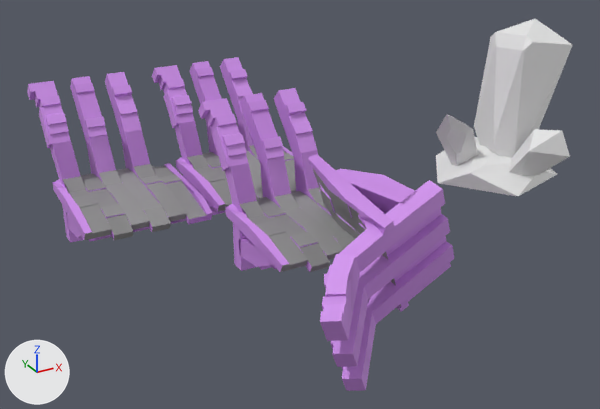
A saved change to the glTF model Test/Resources/StaticMesh/StageModel/Stage.gltf.
One viewpoint serves both versions: a camera (50 mm lens) standing at (-13.0, -24.0, 12.3) and looking at (0.6, 0.7, 0.0). Arrows for +X, +Y and +Z are at lower left; the lights stay in place. The older version comes first. Where no turn or scale is listed for an object, it has been applied to the vertices.

Names of what the first picture shows: 'Brege', 'ICO球.002', '壊れた橋.001', '壊れた橋.002', '壊れた橋.040'.
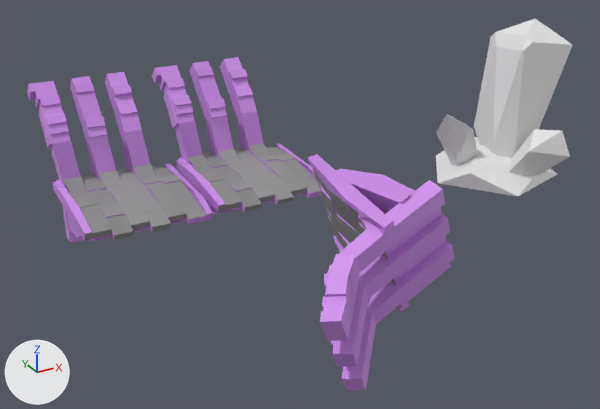
Where the newer file only moved an object's origin or applied its transform, the numbers keep the older frame.

The change, as a diff of the scene's bpy script:
```diff
--- a/Test/Resources/StaticMesh/StageModel/Stage.gltf.py
+++ b/Test/Resources/StaticMesh/StageModel/Stage.gltf.py
@@ ob_brege @@
-ob_brege = bpy.data.objects.new('Brege', me_立方体_003)
-ob_brege.location = (0.0, 0.0, 0.0)
```

Boxes (x1, y1, x2, y2) around the edits, measured in the pictures (600 x 409 px):
'Brege', deleted
    before: (198, 88, 355, 272)
